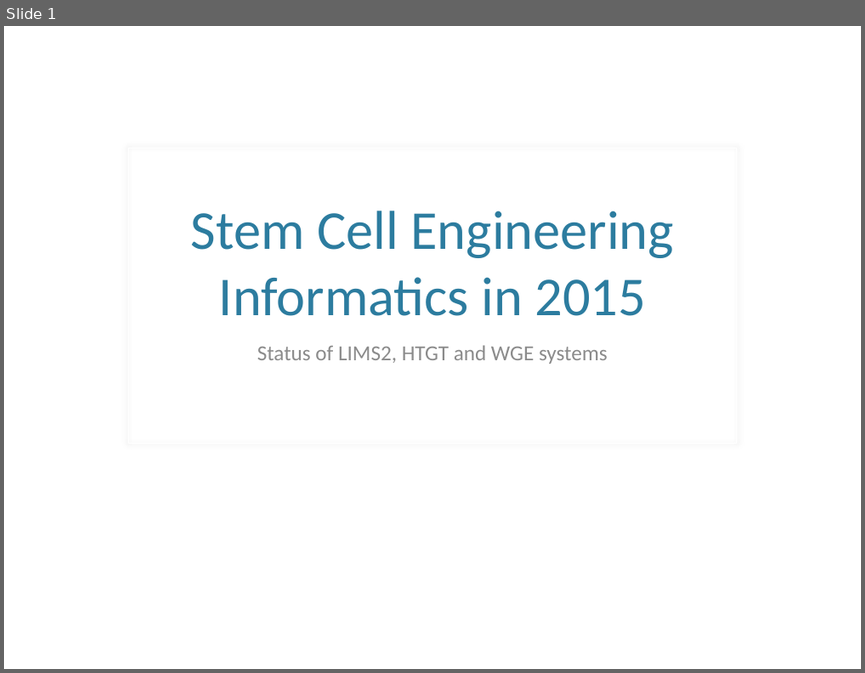
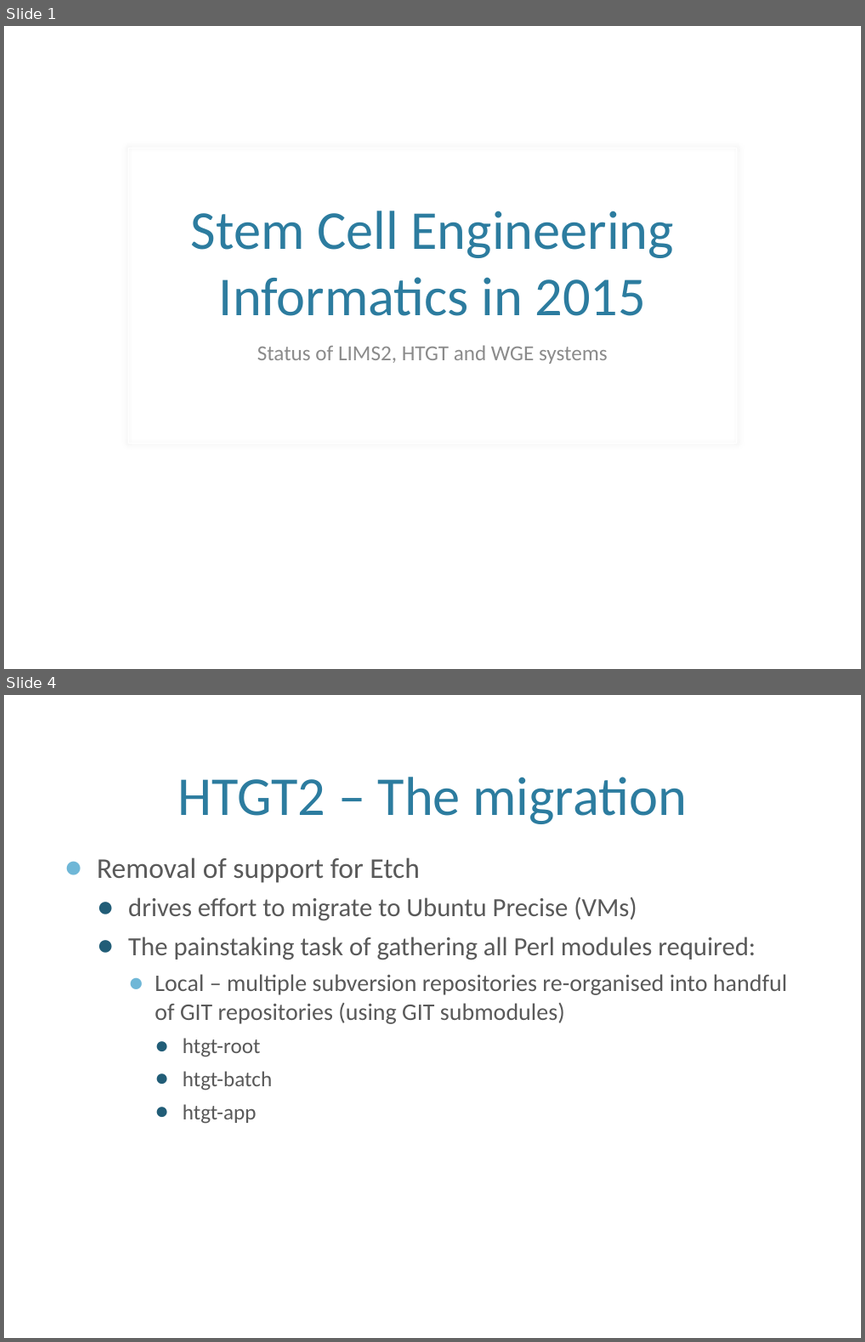
Before and after one commit to htgt/Docs, a slide deck: IMG-2015.pptx. Shown one above the other, each under a label of ours: slide 1 before the commit, slides 1 and 4 after it; the slides between them are not shown. The pictures are 865x673 and 865x1342 pixels, drawn with LibreOffice and Linux fonts; fonts in the diff are those of the drawing; background and template pictures are left out. Boxes give left, top, right and bottom in pixels: in the first picture for what was removed or moved away, otherwise in the second. Text is boxed around its words. In the diff, an @@ line names an element or a change of style, - is before the commit and + after.

Commit message:
HTGT2 and LIMS2

```diff
--- a/IMG-2015.pptx
+++ b/IMG-2015.pptx
@@ slide 4 added at bbox=[4, 695, 861, 1338], background picture (left out) @@
@@ title added at bbox=[178, 777, 686, 824], 46 pt, text #2C7C9F @@
+HTGT2 – The migration
@@ text added at bbox=[97, 857, 787, 1123], 20 pt, text #595959 @@
+● Removal of support for Etch
+  ● drives effort to migrate to Ubuntu Precise (VMs)
+  ● The painstaking task of gathering all Perl modules required:
+    ● Local – multiple subversion repositories re-organised into handful of GIT repositories (using GIT submodules)
+      ● htgt-root
+      ● htgt-batch
+      ● htgt-app
```
Also in this commit, not shown: 1 slide changed, 6 other slides added.
